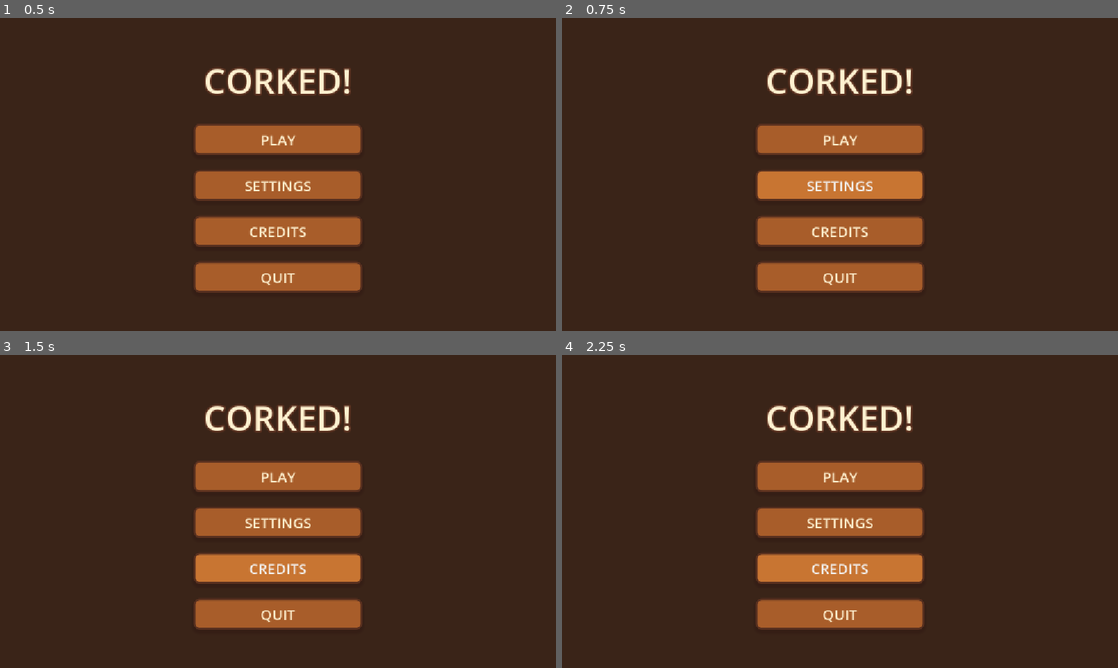
Above: before the commit, frames 1-4 (two rows, left to right).
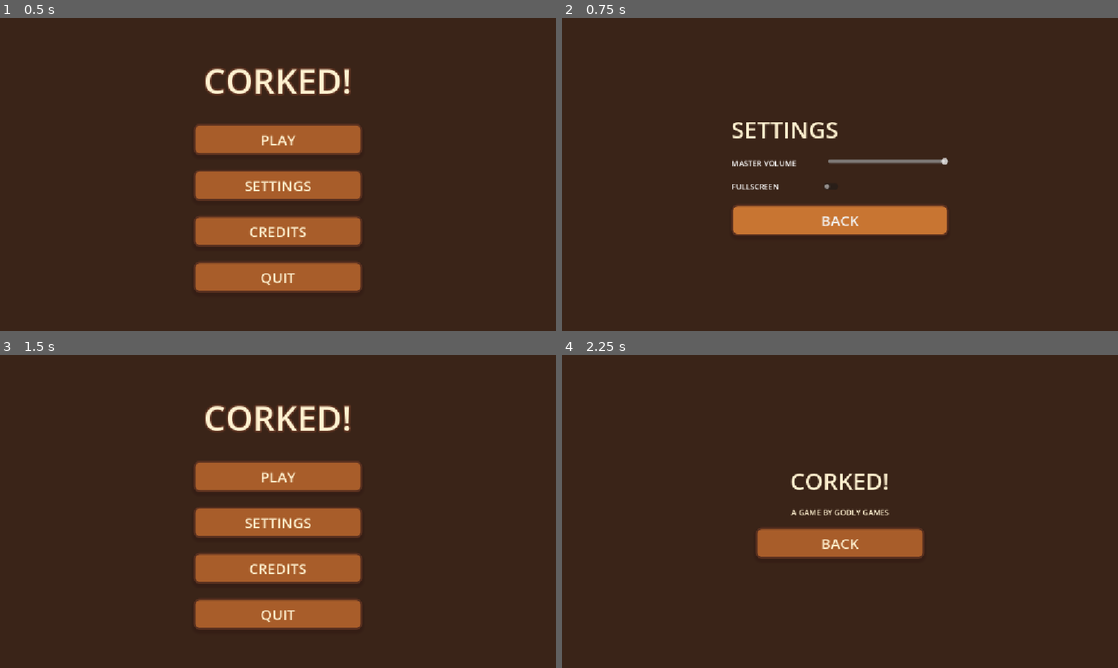
Above: after the commit, the same moments.

Repository: Svemeh/imt3603
Game: Godot game, scene res://scenes/UI/menus/main_menu.tscn
The game is run twice, just before and just after one commit, with the same random seed, the same clock (stepped at 60 frames per second) and the same inputs.
Inputs (mouse positions are in pixels of both pictures, inside the frame that each line leads up to):
- Up to frame 1 (0.5 s): no input
- Up to frame 2 (0.75 s): click "SETTINGS" at 0.5 s
- Up to frame 3 (1.5 s): click (278, 558) at 1.25 s, where only the run after the commit has a clickable "BACK"
- Up to frame 4 (2.25 s): click "CREDITS" at 2 s

Frame 1 is identical in both runs. In frame 2, 16% of the frame differs, in the area x 30-70%, y 16-88%; in frame 3, 2.4%; in frame 4, 14%.

Commit message:
feat: Add settings and credits menus

Diff:
--- /dev/null
+++ b/corked!/scenes/UI/menus/credits_menu.gd
@@ -0,0 +1,5 @@
+extends Control
+
+
+func _on_back_button_pressed() -> void:
+    get_tree().change_scene_to_file("res://scenes/UI/menus/main_menu.tscn")
--- /dev/null
+++ b/corked!/scenes/UI/menus/credits_menu.tscn
@@ -0,0 +1,58 @@
+[gd_scene format=3 uid="uid://chvampk6c0s4s"]
+
+[ext_resource type="Script" uid="uid://dvjwe21kype1j" path="res://scenes/UI/menus/credits_menu.gd" id="1_avg4p"]
+[ext_resource type="PackedScene" uid="uid://c3n3516jdc57l" path="res://scenes/UI/components/menu_button.tscn" id="2_hcix8"]
+
+[node name="CreditsMenu" type="Control" unique_id=591379799]
+layout_mode = 3
+anchors_preset = 15
+anchor_right = 1.0
+anchor_bottom = 1.0
+grow_horizontal = 2
+grow_vertical = 2
+script = ExtResource("1_avg4p")
+
+[node name="ColorRect" type="ColorRect" parent="." unique_id=993908946]
+layout_mode = 1
+anchors_preset = 15
+anchor_right = 1.0
+anchor_bottom = 1.0
+grow_horizontal = 2
+grow_vertical = 2
+color = Color(0.22745098, 0.14117648, 0.09411765, 1)
+
+[node name="CreditsContainer" type="VBoxContainer" parent="." unique_id=1476772964]
+layout_mode = 1
+anchors_preset = 8
+anchor_left = 0.5
+anchor_top = 0.5
+anchor_right = 0.5
+anchor_bottom = 0.5
+offset_left = -20.0
+offset_top = -20.0
+offset_right = 20.0
+offset_bottom = 20.0
+grow_horizontal = 2
+grow_vertical = 2
+theme_override_constants/separation = 20
+
+[node name="TitleLabel" type="Label" parent="CreditsContainer" unique_id=942645597]
+layout_mode = 2
+theme_override_colors/font_color = Color(1, 0.94509804, 0.8156863, 1)
+theme_override_font_sizes/font_size = 48
+text = "CORKED!"
+horizontal_alignment = 1
+vertical_alignment = 1
+
+[node name="TeamLabel" type="Label" parent="CreditsContainer" unique_id=249560274]
+layout_mode = 2
+theme_override_colors/font_color = Color(1, 0.94509804, 0.8156863, 1)
+text = "A GAME BY GODLY GAMES"
+horizontal_alignment = 1
+vertical_alignment = 1
+
+[node name="BackButton" parent="CreditsContainer" unique_id=1051532312 instance=ExtResource("2_hcix8")]
+layout_mode = 2
+text = "BACK"
+
+[connection signal="pressed" from="CreditsContainer/BackButton" to="." method="_on_back_button_pressed"]
--- a/corked!/scenes/UI/menus/main_menu.gd
+++ b/corked!/scenes/UI/menus/main_menu.gd
@@ -2,8 +2,15 @@
 
 
 func _on_play_button_pressed() -> void:
-	get_tree().change_scene_to_file("res://scenes/game.tscn")
+    get_tree().change_scene_to_file("res://scenes/game.tscn")
+
+
+func _on_settings_button_pressed() -> void:
+    get_tree().change_scene_to_file("res://scenes/UI/menus/settings_menu.tscn")
 
 
 func _on_quit_button_pressed() -> void:
-	get_tree().quit()
+    get_tree().quit()
+
+func _on_credits_button_pressed() -> void:
+    get_tree().change_scene_to_file("res://scenes/UI/menus/credits_menu.tscn")
--- a/corked!/scenes/UI/menus/main_menu.tscn
+++ b/corked!/scenes/UI/menus/main_menu.tscn
@@ -66,4 +66,6 @@
 text = "QUIT"
 
 [connection signal="pressed" from="MenuContainter/ButtonsContainer/PlayButton" to="." method="_on_play_button_pressed"]
+[connection signal="pressed" from="MenuContainter/ButtonsContainer/SettingsButton" to="." method="_on_settings_button_pressed"]
+[connection signal="pressed" from="MenuContainter/ButtonsContainer/CreditsButton" to="." method="_on_credits_button_pressed"]
 [connection signal="pressed" from="MenuContainter/ButtonsContainer/QuitButton" to="." method="_on_quit_button_pressed"]
--- /dev/null
+++ b/corked!/scenes/UI/menus/settings_menu.gd
@@ -0,0 +1,16 @@
+extends Control
+
+
+func _on_back_button_pressed() -> void:
+    get_tree().change_scene_to_file("res://scenes/UI/menus/main_menu.tscn")
+
+func _on_volume_slider_value_changed(value: float) -> void:
+    var volume_db = linear_to_db(value / 100.0)
+    AudioServer.set_bus_volume_db(AudioServer.get_bus_index("Master"), volume_db)
+
+
+func _on_fullscreen_toggle_toggled(toggled_on: bool) -> void:
+    if toggled_on:
+        DisplayServer.window_set_mode(DisplayServer.WINDOW_MODE_FULLSCREEN)
+    else:
+        DisplayServer.window_set_mode(DisplayServer.WINDOW_MODE_WINDOWED)
--- /dev/null
+++ b/corked!/scenes/UI/menus/settings_menu.tscn
@@ -0,0 +1,76 @@
+[gd_scene format=3 uid="uid://cilq6vapx3113"]
+
+[ext_resource type="Script" uid="uid://b4o3yaq85xjlp" path="res://scenes/UI/menus/settings_menu.gd" id="1_wd0gg"]
+[ext_resource type="PackedScene" uid="uid://c3n3516jdc57l" path="res://scenes/UI/components/menu_button.tscn" id="2_b0j6n"]
+
+[node name="SettingsMenu" type="Control" unique_id=773412079]
+layout_mode = 3
+anchors_preset = 15
+anchor_right = 1.0
+anchor_bottom = 1.0
+grow_horizontal = 2
+grow_vertical = 2
+script = ExtResource("1_wd0gg")
+
+[node name="ColorRect" type="ColorRect" parent="." unique_id=54077533]
+layout_mode = 1
+anchors_preset = 15
+anchor_right = 1.0
+anchor_bottom = 1.0
+grow_horizontal = 2
+grow_vertical = 2
+color = Color(0.22745098, 0.14117648, 0.09411765, 1)
+
+[node name="SettingsContainer" type="VBoxContainer" parent="." unique_id=643609074]
+layout_mode = 1
+anchors_preset = 8
+anchor_left = 0.5
+anchor_top = 0.5
+anchor_right = 0.5
+anchor_bottom = 0.5
+offset_left = -20.0
+offset_top = -20.0
+offset_right = 20.0
+offset_bottom = 20.0
+grow_horizontal = 2
+grow_vertical = 2
+theme_override_constants/separation = 25
+
+[node name="TitleLabel" type="Label" parent="SettingsContainer" unique_id=854452885]
+layout_mode = 2
+theme_override_colors/font_color = Color(1, 0.94509804, 0.8156863, 1)
+theme_override_font_sizes/font_size = 48
+text = "SETTINGS"
+
+[node name="VolumeContainer" type="HBoxContainer" parent="SettingsContainer" unique_id=1444433277]
+layout_mode = 2
+theme_override_constants/separation = 20
+
+[node name="VolumeLabel" type="Label" parent="SettingsContainer/VolumeContainer" unique_id=1690560392]
+custom_minimum_size = Vector2(180, 0)
+layout_mode = 2
+text = "MASTER VOLUME"
+
+[node name="VolumeSlider" type="HSlider" parent="SettingsContainer/VolumeContainer" unique_id=1213420145]
+custom_minimum_size = Vector2(250, 0)
+layout_mode = 2
+value = 100.0
+
+[node name="FullscreenContainer" type="HBoxContainer" parent="SettingsContainer" unique_id=816206957]
+layout_mode = 2
+
+[node name="FullscreenLabel" type="Label" parent="SettingsContainer/FullscreenContainer" unique_id=250164235]
+custom_minimum_size = Vector2(180, 0)
+layout_mode = 2
+text = "FULLSCREEN"
+
+[node name="FullscreenToggle" type="CheckButton" parent="SettingsContainer/FullscreenContainer" unique_id=221506924]
+layout_mode = 2
+
+[node name="BackButton" parent="SettingsContainer" unique_id=1051532312 instance=ExtResource("2_b0j6n")]
+layout_mode = 2
+text = "BACK"
+
+[connection signal="value_changed" from="SettingsContainer/VolumeContainer/VolumeSlider" to="." method="_on_volume_slider_value_changed"]
+[connection signal="toggled" from="SettingsContainer/FullscreenContainer/FullscreenToggle" to="." method="_on_fullscreen_toggle_toggled"]
+[connection signal="pressed" from="SettingsContainer/BackButton" to="." method="_on_back_button_pressed"]
Not shown, added: corked!/scenes/UI/menus/credits_menu.gd.uid
Not shown, added: corked!/scenes/UI/menus/settings_menu.gd.uid
